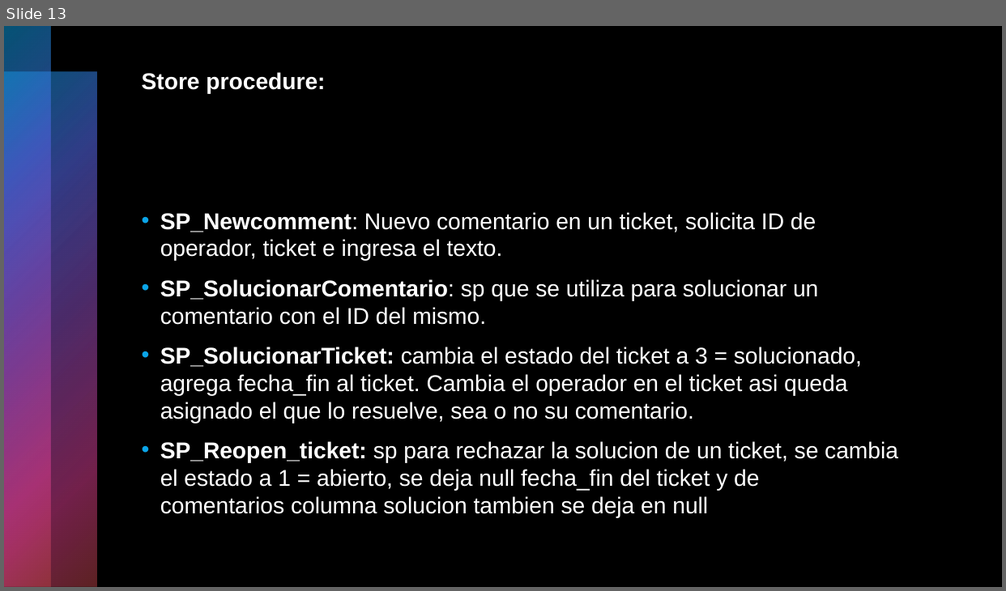
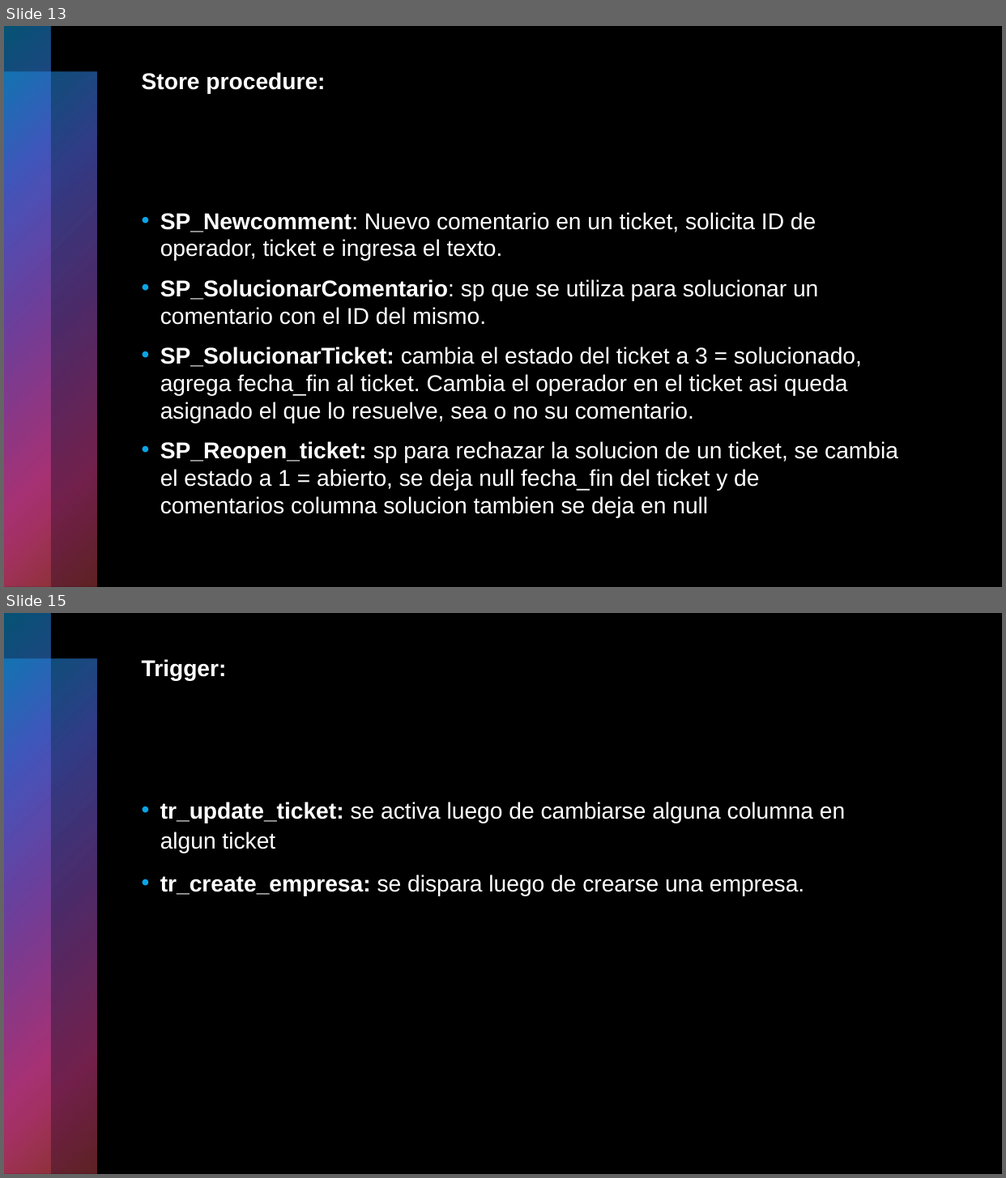
Before and after one commit to rodriguezleandro98/Tp_Rodriguez, a slide deck: Entrega2_Rodriguez.pptx. Shown one above the other, each under a label of ours: slide 13 before the commit, slides 13 and 15 after it; the slides between them are not shown. The pictures are 1006x591 and 1006x1178 pixels, drawn with LibreOffice and Linux fonts; fonts in the diff are those of the drawing. Boxes give left, top, right and bottom in pixels: in the first picture for what was removed or moved away, otherwise in the second. Text is boxed around its words. In the diff, an @@ line names an element or a change of style, - is before the commit and + after.

Commit message:
agrego der de tablas log y agrego en entrega los trigger

```diff
--- a/Entrega2_Rodriguez.pptx
+++ b/Entrega2_Rodriguez.pptx
@@ slide 15 added at <box>4,613,1002,1174</box>, background #000000; not listed: 2 template elements that a slide beside it also shows @@
@@ title added at <box>142,659,227,681</box>, 22 pt, text #FFFFFF, bold @@
+Trigger:
@@ text added at <box>160,802,845,897</box>, 22 pt, text #FFFFFF @@
+• tr_update_ticket: se activa luego de cambiarse alguna columna en algun ticket
+• tr_create_empresa: se dispara luego de crearse una empresa.
```
Also in this commit, not shown: 1 other file.
